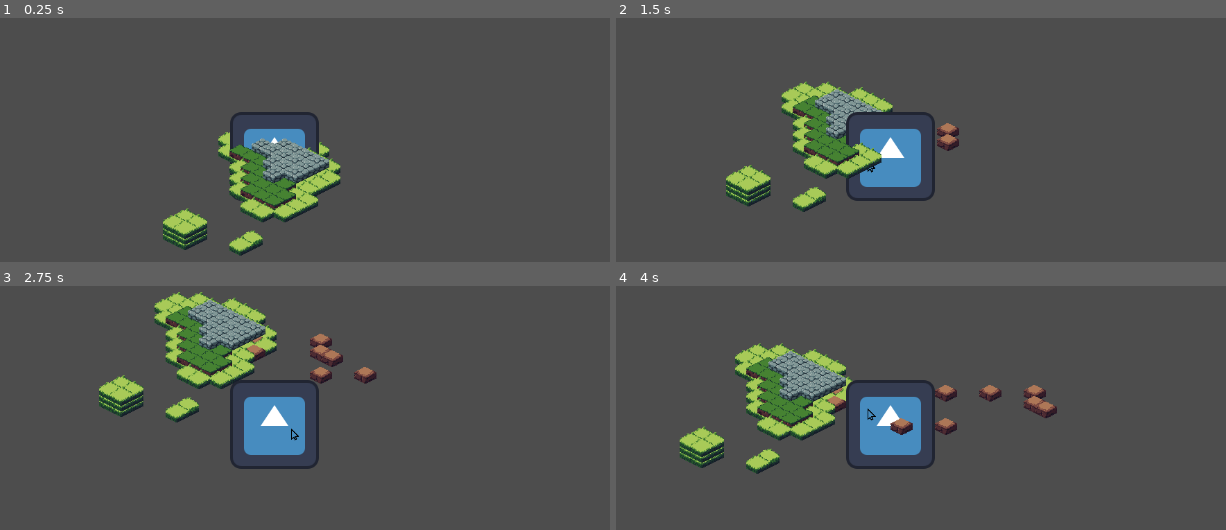
Above: before the commit, frames 1-4 (two rows, left to right).
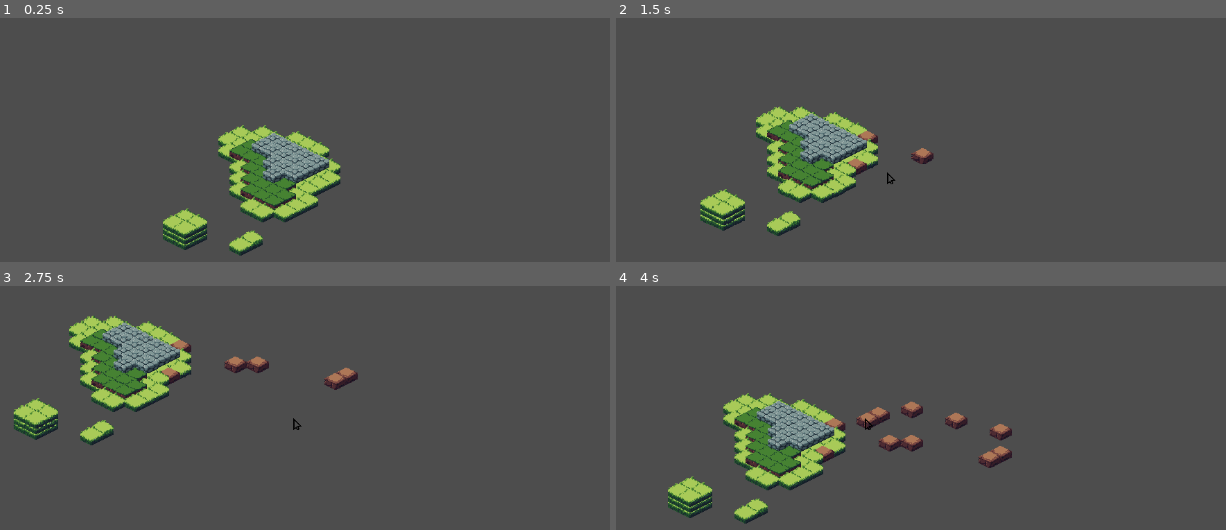
Above: after the commit, the same moments.

Repository: CheapSellsword/the-last-harvest-project
Game: Godot game, scene res://scenes/game/game.tscn
Two runs of this game, one before a commit and one after it. Both use one fixed random seed, a clock stepped at 60 frames per second and the inputs below. The engine's default icon, where the game draws it, is replaced by a stand-in: a white triangle on a blue panel in a dark square.
Inputs:
- Up to frame 1 (0.25 s): no input
- Up to frame 2 (1.5 s): tap Enter (ui_accept) at 0.5, 0.6, 0.77, 1.07, 1.35 s; hold Right (ui_right) 0.53-1.28 s; hold Down (ui_down) from 1.28 s (still down)
- Up to frame 3 (2.75 s): tap Enter (ui_accept) at 1.52, 1.82, 2.1 s; release Down (ui_down) at 2.03 s; hold Right (ui_right) from 2.03 s (still down)
- Up to frame 4 (4 s): release Right (ui_right) at 2.78 s; hold Up (ui_up) 2.78-3.53 s; tap Enter (ui_accept) at 2.85, 3.02, 3.32, 3.6, 3.77 s; hold Left (ui_left) from 3.53 s (still down)

The runs differ from the first frame. In frame 1, 1.2% of the frame differs, in the area x 37-53%, y 38-75%; in frame 2, 12%; in frame 3, 16%, in the area x 2-62%, y 2-75%; in frame 4, 15%.

Commit message:
Change spritesheets

Diff:
--- a/scenes/player/player_view.tscn
+++ b/scenes/player/player_view.tscn
@@ -1,7 +1,6 @@
-[gd_scene load_steps=5 format=3 uid="uid://ckbiyamoes2qq"]
+[gd_scene load_steps=4 format=3 uid="uid://ckbiyamoes2qq"]
 
 [ext_resource type="Script" uid="uid://dqrf88irsln7x" path="res://scripts/view/player_view.gd" id="1_s6xuj"]
-[ext_resource type="Texture2D" uid="uid://dss7uvcj1t2k0" path="res://icon.svg" id="2_2bfvj"]
 [ext_resource type="Texture2D" uid="uid://de11j1xyu3vf0" path="res://assets/art/ui/cursor.png" id="3_efypc"]
 
 [sub_resource type="RectangleShape2D" id="RectangleShape2D_2bfvj"]
@@ -11,7 +10,6 @@
 script = ExtResource("1_s6xuj")
 
 [node name="Sprite2D" type="Sprite2D" parent="."]
-texture = ExtResource("2_2bfvj")
 
 [node name="CollisionShape2D" type="CollisionShape2D" parent="."]
 shape = SubResource("RectangleShape2D_2bfvj")
--- a/scripts/view/player_view.gd
+++ b/scripts/view/player_view.gd
@@ -10,46 +10,50 @@
 
 func _handle_movement():
 	# 1. Get Input
+	# This returns a vector where (-1, 0) is Left, (1, 0) is Right, (0, -1) is Up, (0, 1) is Down.
 	var input_direction = Input.get_vector("ui_left", "ui_right", "ui_up", "ui_down")
 
-	# 2. Transform for Isometric View
-	var iso_direction = Vector2.ZERO
-	iso_direction.x = (input_direction.x - input_direction.y)
-	iso_direction.y = (input_direction.x + input_direction.y) * 0.5
+	# 2. Report Input to Simulation
+	# We pass the raw input direction for screen-space movement (W = Up).
+	# We REMOVED the isometric transformation math here.
+	SimulationManager.set_player_input_direction(input_direction)
 
-	# 3. Report Input to Simulation
-	SimulationManager.set_player_input_direction(iso_direction)
-
-	# 4. Get Velocity from Simulation (Updated to use Getter)
+	# 3. Get Velocity from Simulation
 	velocity = SimulationManager.get_player_velocity()
 
-	# 5. Execute Movement (View/Physics)
+	# 4. Execute Movement (View/Physics)
 	move_and_slide()
 
-	# 6. Report State back to Simulation
+	# 5. Report State back to Simulation
 	SimulationManager.set_player_position(global_position)
 
-	# 7. Update View
-	_update_animation(iso_direction)
+	# 6. Update View
+	_update_animation(input_direction)
 
 func _handle_interaction_input():
 	var facing_dir = velocity.normalized()
 	if facing_dir.length_squared() < 0.1:
 		facing_dir = Vector2.DOWN
 
+	# Project interaction point in front of the player
 	var target_pos = global_position + (facing_dir * 32.0)
 
 	if cursor_visual:
 		cursor_visual.global_position = target_pos
 
 	if Input.is_action_just_pressed("ui_accept"):
+		# Convert global pixels to Sim Grid coordinates.
+		# This formula works regardless of movement style because it maps
+		# screen pixels to the isometric grid layout.
 		var grid_x = int(target_pos.x / 32.0 + target_pos.y / 16.0)
 		var grid_y = int(target_pos.y / 16.0 - target_pos.x / 32.0)
 		var grid_coords = Vector2i(grid_x, grid_y)
 
-		# This call will now work because we added it to the manager
+		# Interact glue code
 		SimulationManager.player_interact_grid(grid_coords)
 
-func _update_animation(_iso_direction: Vector2):
+func _update_animation(_move_direction: Vector2):
 	# Animation logic placeholder...
+	# Note: _move_direction is now screen-space.
+	# (0, -1) is Up, (1, 0) is Right.
 	pass
Binary file removed: assets/art/player/Character0/Character0_Damage.png
Not shown, removed: assets/art/player/Character0/Character0_Damage.png.import
Binary file removed: assets/art/player/Character0/Character0_DamageHoldingTool.png
Not shown, removed: assets/art/player/Character0/Character0_DamageHoldingTool.png.import
Binary file removed: assets/art/player/Character0/Character0_DamageHoldingTool_Axe.png
Not shown, removed: assets/art/player/Character0/Character0_DamageHoldingTool_Axe.png.import
Binary file removed: assets/art/player/Character0/Character0_DamageHoldingTool_FishingPole.png
Not shown, removed: assets/art/player/Character0/Character0_DamageHoldingTool_FishingPole.png.import
Binary file removed: assets/art/player/Character0/Character0_DamageHoldingTool_Hammer.png
Not shown, removed: assets/art/player/Character0/Character0_DamageHoldingTool_Hammer.png.import
Binary file removed: assets/art/player/Character0/Character0_DamageHoldingTool_PickAxe.png
Not shown, removed: assets/art/player/Character0/Character0_DamageHoldingTool_PickAxe.png.import
(and 156 more such lines)
